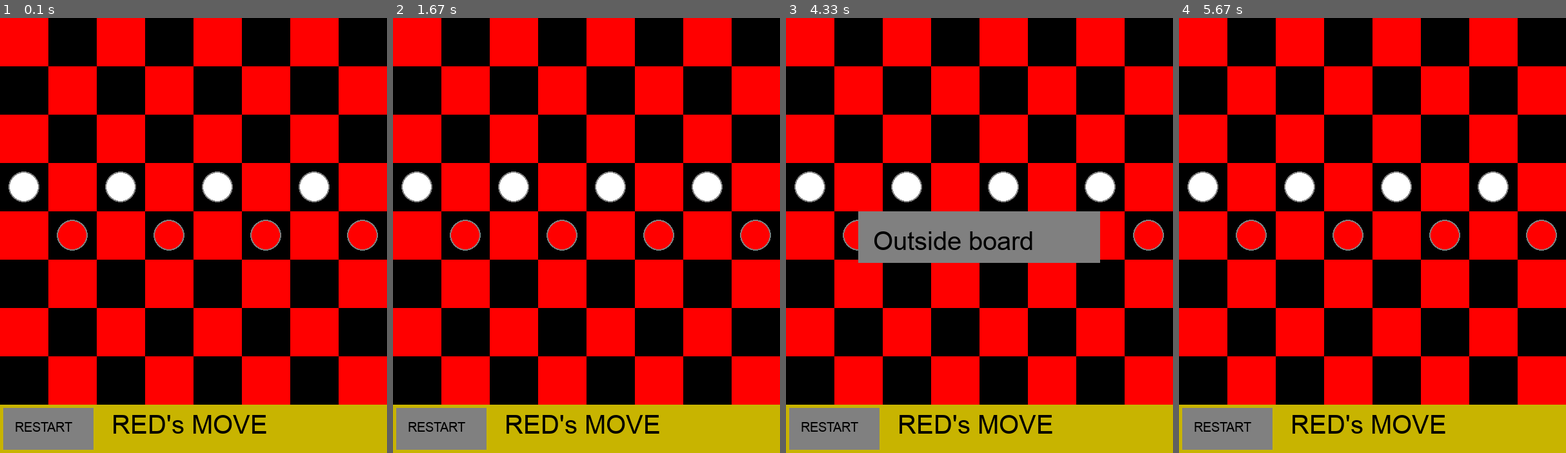
Above: before the commit, frames 1-4 (left to right).
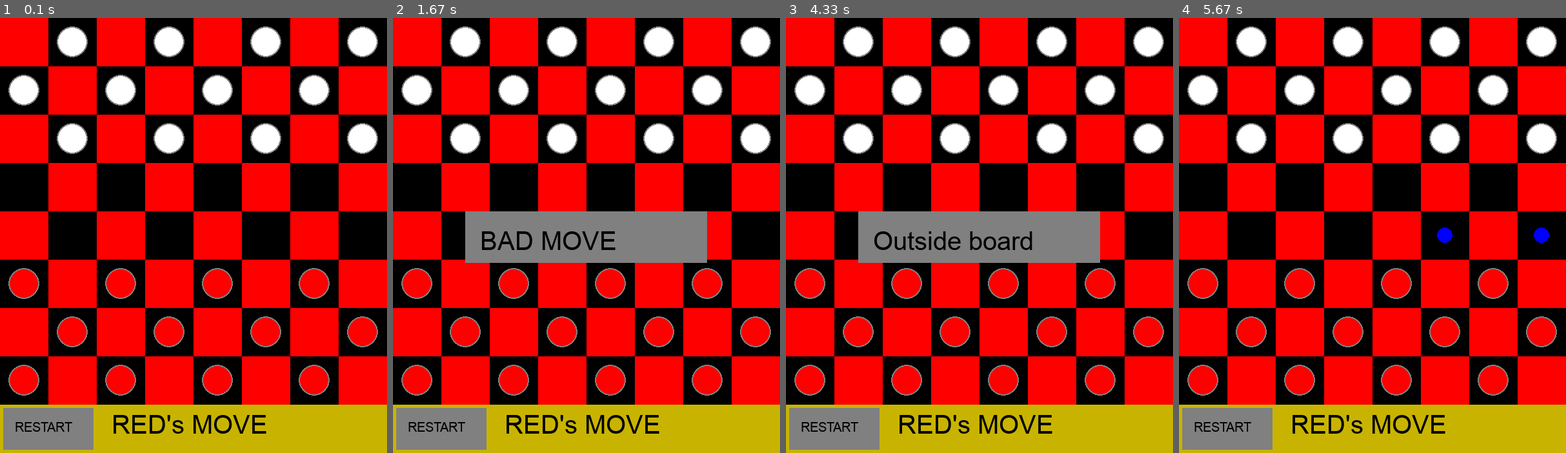
Above: after the commit, the same moments.

Repository: mzkaoq/checkers_pygame
Game: pygame game, started from main.py
Same seed, same stepped clock (60 frames per second), same inputs: the game is played once before the commit and once after it.
Inputs (mouse positions are in pixels of both pictures, inside the frame that each line leads up to):
- Up to frame 1 (0.1 s): no input
- Up to frame 2 (1.67 s): click "RESTART" at 0.38 s; click (466, 335) at 1.22 s; click (485, 74) at 1.55 s
- Up to frame 3 (4.33 s): click (1080, 305) at 2.38 s; click "RESTART" at 2.72 s; click "RED's MOVE" at 4.12 s
- Up to frame 4 (5.67 s): move the mouse to (1476, 283) at 5.3 s; click (1476, 283) at 5.35 s

The runs differ from the first frame. In frame 1, 14% of the frame differs, in the area x 2-98%, y 1-87%; in frame 2, 20%; in frame 3, 13%; in frame 4, 14%.

Commit message:
finalna wersja bez docstringow

Diff:
--- a/checkers/board.py
+++ b/checkers/board.py
@@ -1,7 +1,6 @@
 import pygame
 from .constants import BLACK, WHITE, ROWS, COLS, RED, SQUARE_SIZE, GREY, GOLD, FONT
 from .piece import Piece, King
-
 
 class Board:
     def __init__(self, win):
@@ -9,7 +8,7 @@
         self.red_left = self.white_left = 12
         self.red_kings = self.white_kings = 0
         self.win = win
-        self.create_board_testa()
+        self.create_board2()
 
     def draw_squares(self, win):
         win.fill(BLACK)
@@ -36,7 +35,7 @@
                 self.board.append([0 for x in range(COLS)])
 
     def create_board_testa(self):
-        self.red_left = 1
+        self.red_left = 4
         self.white_left = 4
         for i in range(ROWS):
             if i > 2 and i < 4:
